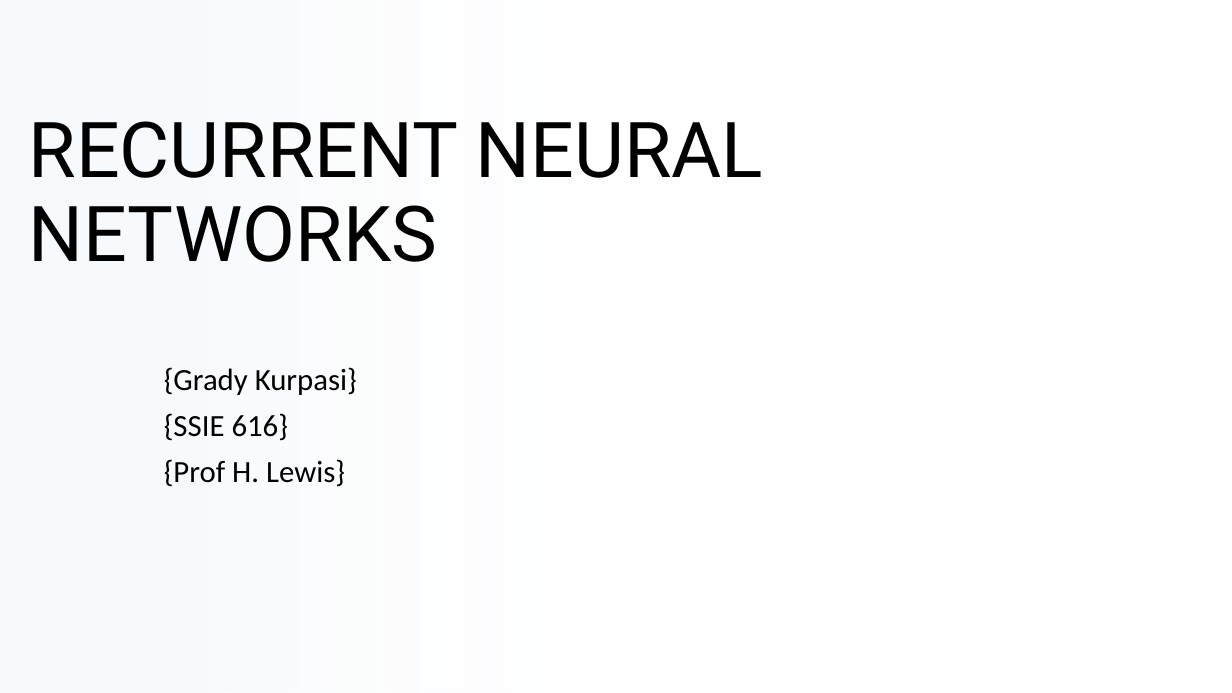
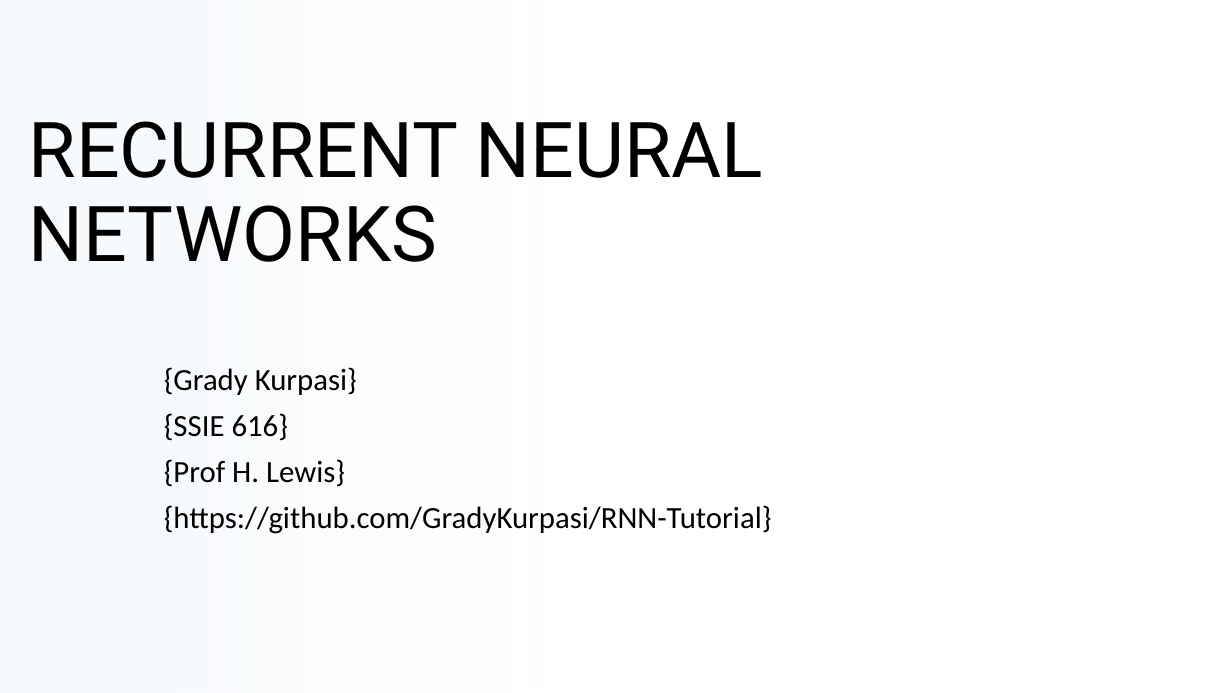
Before and after one commit to GradyKurpasi/RNN-Tutorial, a slide deck: slide 1 of MLP-RNN Tutorial.pptx. Drawn at 1232x693 pixels with LibreOffice and Linux fonts; fonts in the diff are those of the drawing; background and template pictures are left out. Boxes give left, top, right and bottom in pixels: in the first picture for what was removed or moved away, otherwise in the second. Text is boxed around its words. In the diff, an @@ line names an element or a change of style, - is before the commit and + after.

```diff
--- a/MLP-RNN Tutorial.pptx
+++ b/MLP-RNN Tutorial.pptx
@@ subtitle at (x1=164, y1=505, x2=772, y2=534): paragraph added @@
+{https://github.com/GradyKurpasi/RNN-Tutorial}
```
Also in this commit, not shown: 28 other slides changed, 1 slide removed, 2 other files.
